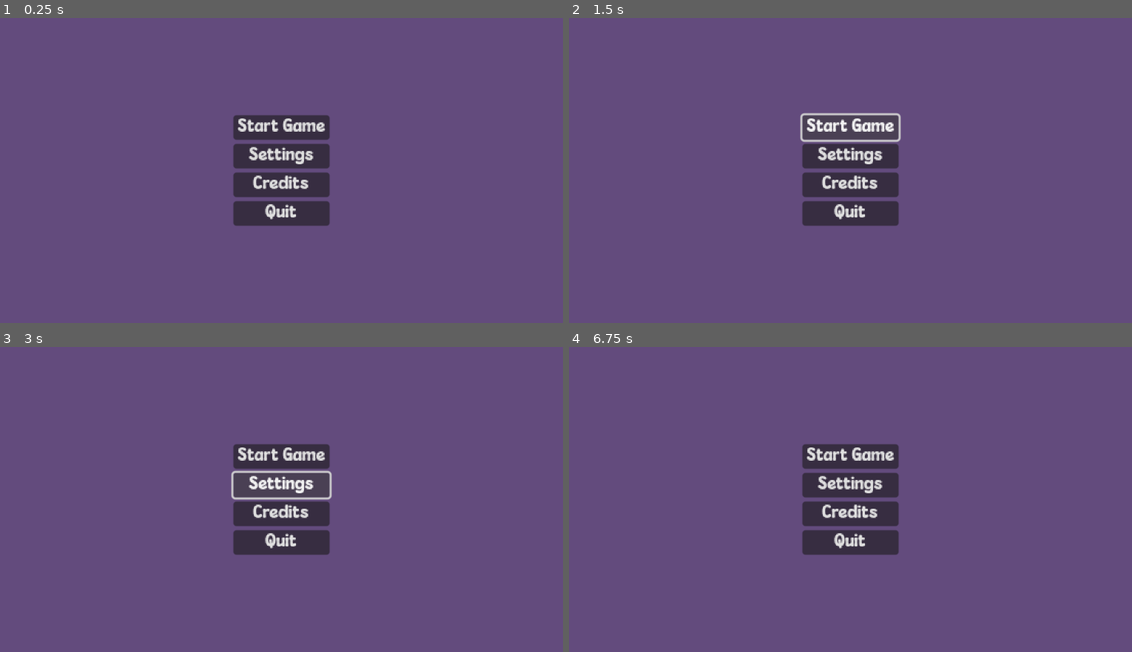
Above: before the commit, frames 1-4 (two rows, left to right).
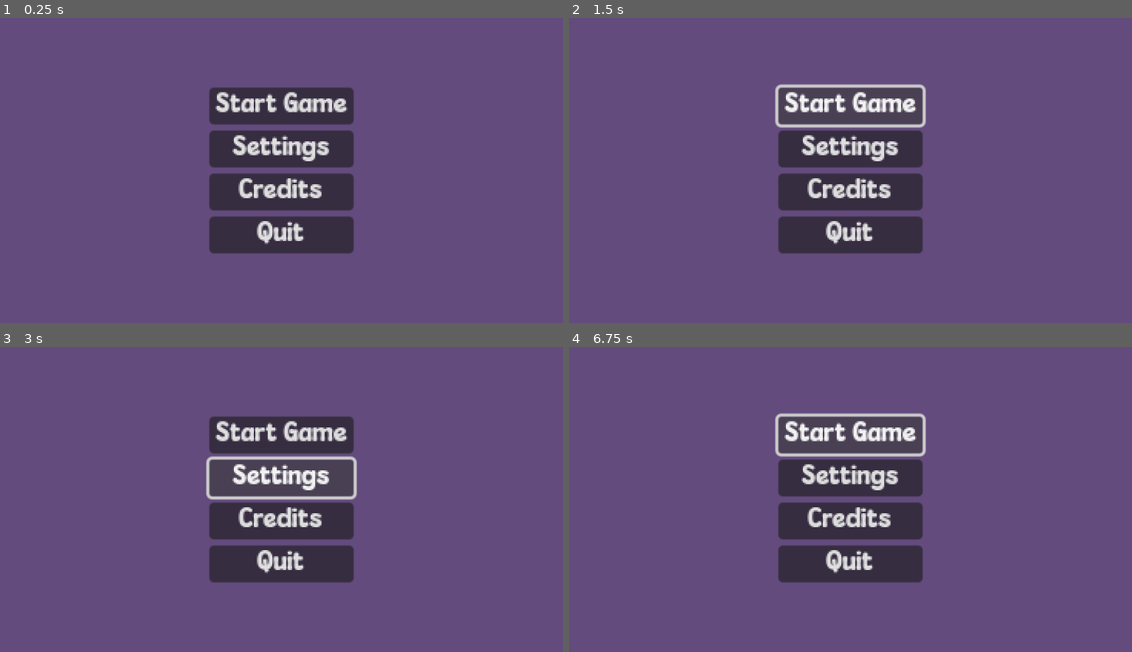
Above: after the commit, the same moments.

Repository: SuperDuperOrganisationsname/DevsThatJam9
Game: Godot game, scene res://scenes/menus/main_menu.tscn
The game is run twice, just before and just after one commit, with the same random seed, the same clock (stepped at 60 frames per second) and the same inputs. This scene is started directly instead of the project's main scene.
Inputs (mouse positions are in pixels of both pictures, inside the frame that each line leads up to):
- Up to frame 1 (0.25 s): no input
- Up to frame 2 (1.5 s): click "Start Game" at 0.5 s; click "Start Game" at 1.25 s
- Up to frame 3 (3 s): click "Start Game" at 2 s; click "Settings" at 2.75 s
- Up to frame 4 (6.75 s): click "Credits" at 3.5 s; click "Main Menu" at 4.25 s; tap Enter at 5, 6.5 s; move the mouse to (979, 484) at 5.02 s; press the mouse at (979, 484) at 5.03 s; tap Space at 5.75 s; move the mouse to (732, 514) at 5.77 s; release the mouse at (732, 514) at 5.78 s; click (732, 514) at 5.85 s; move the mouse to (906, 426) at 6.52 s; press the mouse at (906, 426) at 6.53 s

The runs differ from the first frame. In frame 1, 10% of the frame differs, in the area x 37-63%, y 22-78%; in frame 2, 11%, in the area x 36-64%, y 21-78%; in frame 3, 11%; in frame 4, 11%.

Commit message:
increased main menu size

Diff:
--- a/scenes/menus/main_menu.tscn
+++ b/scenes/menus/main_menu.tscn
@@ -26,7 +26,7 @@
 offset_bottom = 54.0
 grow_horizontal = 2
 grow_vertical = 2
-scale = Vector2(2, 2)
+scale = Vector2(3, 3)
 pivot_offset = Vector2(47, 54)
 theme = ExtResource("2_wxxnm")
 alignment = 1
